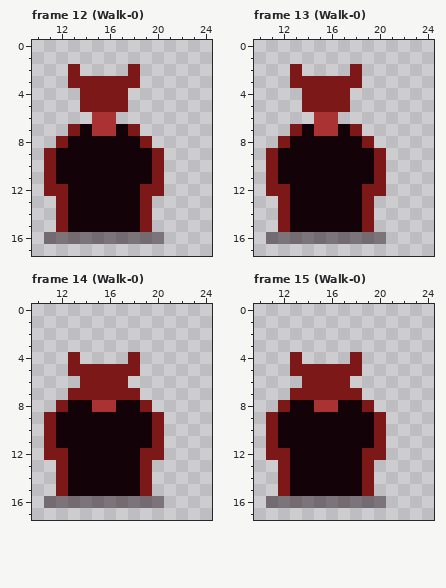
One commit to this pixel-art file: SourceAssets/Source/Summoner.aseprite. That is the earlier state.
32x32 pixels, 16 frames. Shown: frame 12 (Walk-0): x 10..24, y 0..17; frame 13 (Walk-0): x 10..24, y 0..17; frame 14 (Walk-0): x 10..24, y 0..17; frame 15 (Walk-0): x 10..24, y 0..17. The commit also changed other frames, which this record leaves out.
After the commit:
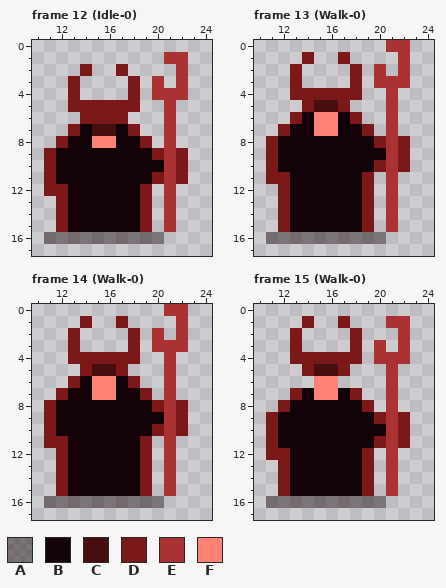
Palette (. is transparent): A #13020870  B #130208  C #460e0e  D #7c1818  E #aa3232  F #ff8274
The exact change:
layer "Layer 3" added
Frame 12 (Idle-0), layers "Layer 3", "Head", "Layer 1":
The edit turns colour D into colour B in row 10 at x 20.
The edit turns colour E into colour C in row 7 at x 15 to 16.
There is now colour D in row 2 at x 14 and 17; in rows 4 to 5 at x 13 and 18; in row 6 at x 14 and 17; in rows 9 to 11 at x 22.
The edit turns colour E into colour D in row 6 at x 15 to 16.
There is now colour E in row 1 at x 21 to 22; in row 2 at x 22; in row 3 at x 20 and 22; in row 4 at x 20 to 22; in rows 5 to 15 at x 21.
The edit turns colour B into colour F in row 8 at x 15 to 16.
The edit erases colour D in row 2 at x 13 and 18; in rows 3 to 4 at x 14 to 17; in row 12 at x 20.
Frame 13 (Walk-0), layers "Layer 3", "Head", "Layer 1":
There is now colour B in row 6 at x 14 and 17.
The edit turns colour D into colour B in row 7 at x 13 and 18; in row 8 at x 12 and 19; in row 9 at x 20.
The edit turns colour D into colour C in row 5 at x 15 to 16.
There is now colour D in row 1 at x 14 and 17; in row 4 at x 13 and 18; in row 6 at x 13 and 18; in row 7 at x 12 and 19; in row 8 at x 11, 20 and 22; in rows 9 to 10 at x 22.
The edit turns colour B into colour D in row 11 at x 12 and 19.
There is now colour E in row 0 at x 21 to 22; in row 1 at x 22; in row 2 at x 20 and 22; in row 3 at x 20 to 22; in rows 4 to 15 at x 21.
The edit turns colour E into colour F in rows 6 to 7 at x 15 to 16.
The edit erases colour D in row 3 at x 14 to 17; in row 11 at x 20; in row 12 at x 11 and 20.
Frame 14 (Walk-0), layers "Layer 3", "Head", "Layer 1":
The edit turns colour D into colour B in row 6 at x 14 and 17; in row 7 at x 13 to 14 and 17 to 18; in row 8 at x 12 and 19; in row 9 at x 20.
The edit turns colour E into colour B in row 8 at x 15 to 16.
The edit turns colour D into colour C in row 5 at x 15 to 16.
There is now colour D in row 1 at x 14 and 17; in rows 2 to 3 at x 13 and 18; in row 4 at x 14 to 17; in row 6 at x 13 and 18; in row 7 at x 12 and 19; in row 8 at x 11, 20 and 22.
There is now colour D in rows 9 to 10 at x 22.
The edit turns colour B into colour D in row 11 at x 12 and 19.
There is now colour E in row 0 at x 21 to 22; in row 1 at x 22; in row 2 at x 20 and 22; in row 3 at x 20 to 22; in rows 4 to 15 at x 21.
The edit turns colour D into colour F in rows 6 to 7 at x 15 to 16.
The edit erases colour D in row 5 at x 13 and 18; in row 11 at x 20; in row 12 at x 11 and 20.
Frame 15 (Walk-0), layers "Layer 3", "Head", "Layer 1":
The edit turns colour D into colour B in row 7 at x 14 and 17; in row 10 at x 20.
The edit turns colour E into colour B in row 8 at x 15 to 16.
The edit turns colour D into colour C in row 5 at x 15 to 16.
There is now colour D in row 1 at x 14 and 17; in rows 2 to 3 at x 13 and 18; in row 4 at x 14 to 17; in rows 9 to 11 at x 22.
There is now colour E in row 1 at x 21 to 22; in row 2 at x 22; in row 3 at x 20 and 22; in row 4 at x 20 to 22; in rows 5 to 15 at x 21.
The edit turns colour D into colour F in rows 6 to 7 at x 15 to 16.
The edit erases colour D in row 5 at x 13 and 18; in row 6 at x 14 and 17; in row 12 at x 20.
Changed places in both pictures, as pixel boxes (x1, y1, x2, y2):
changed: (68, 52, 188, 232)
changed: (266, 40, 410, 232)
changed: (44, 304, 188, 496)
changed: (290, 316, 410, 496)
